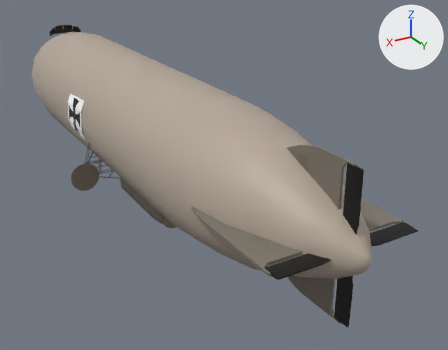
Two versions of the COLLADA model art/meshes/structural/ww1/zeppelin.dae, one commit apart.
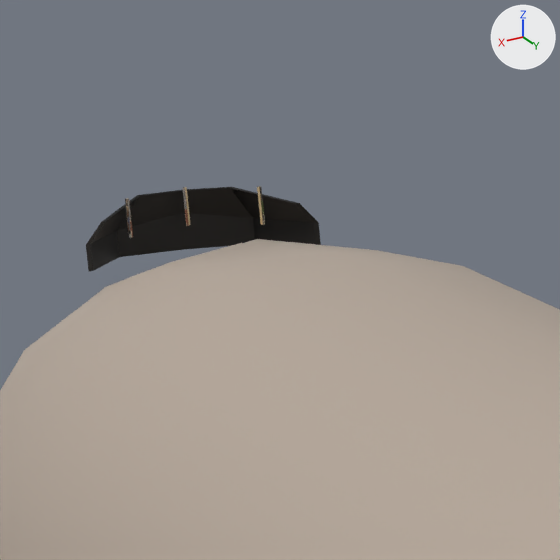
Each version is shown whole from a 50 mm camera at (46.3, 111.7, 38.3) aimed at (-10.6, 16.7, -9.1), then close up on the part from 8% to 25% of the width and 0% to 21% of the height. Arrows for +X, +Y and +Z are at upper right; the lights stay in place.

Objects in the first close-up: 'zeppelin'.
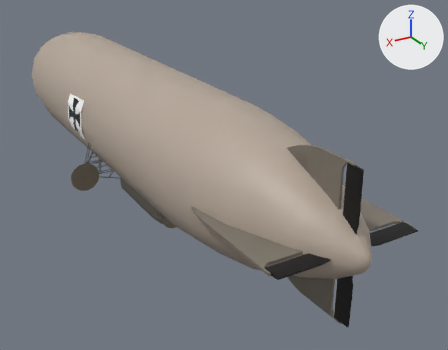
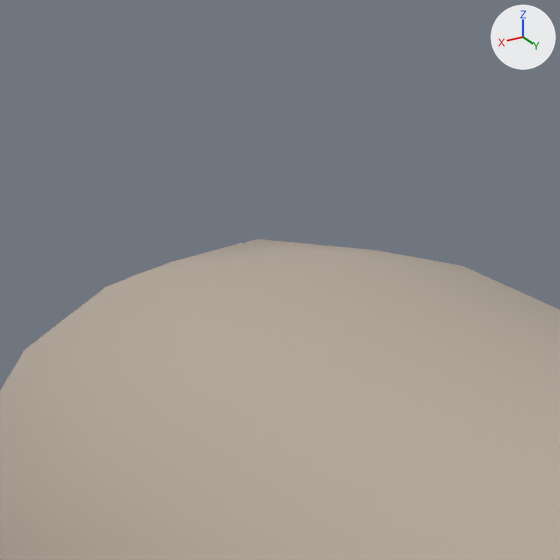
The newer file is also rescaled (x0.8), turned or shifted as a whole; pictures and numbers use the older file's frame.

Where the change shows, as pixel boxes [x1, y1, x2, y2] in the close-ups (560 x 560 px):
```json
{"object": "zeppelin", "change": "reshaped", "before": [0, 186, 560, 560], "after": [0, 239, 560, 560]}
{"part": 1, "of": "me_circle_001", "change": "deleted", "before": [86, 187, 321, 271], "on screen": "black"}
{"part": 2, "of": "me_circle_001", "change": "deleted", "before": [183, 187, 190, 226]}
{"part": 3, "of": "me_circle_001", "change": "deleted", "before": [257, 186, 265, 225]}
{"part": 4, "of": "me_circle_001", "change": "deleted", "before": [125, 198, 133, 238]}
```

Scene script edits in JSON lines:
```json
{"block": "me_circle_001", "where": "me_circle_001.from_pydata(...)  # 2246 vertices, 3943 faces; spans x -15.1..15.5, y -52.5..67.1, z -18.4..11.8"}
{"block": "me_circle_001", "where": "# used by ob_zeppelin; location = (0.0, 0.0, 0.0)"}
{"block": "me_circle_001", "change": "me_circle_001 part 1: the loose piece of 30 vertices spanning x -3.9..3.9, y -44.2..-41.9, z 9.6..11.6 is deleted"}
{"block": "me_circle_001", "change": "me_circle_001 part 2: the loose piece of 10 vertices spanning x -0.1..0.1, y -43.6..-43.5, z 10.4..11.7 is deleted"}
{"block": "me_circle_001", "change": "me_circle_001 part 3: the loose piece of 10 vertices spanning x -2.3..-2.1, y -42.5..-42.4, z 10.4..11.7 is deleted"}
{"block": "me_circle_001", "change": "me_circle_001 part 4: the loose piece of 10 vertices spanning x 2.2..2.3, y -42.5..-42.4, z 10.4..11.7 is deleted"}
```
